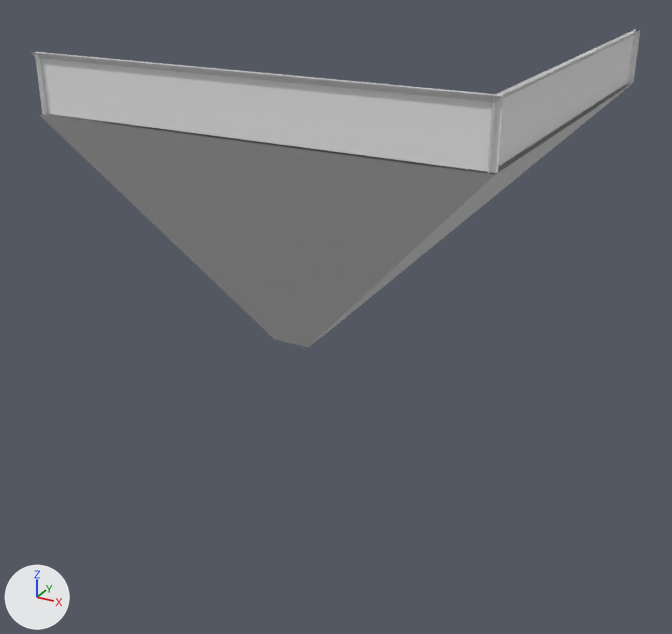
Two versions of the OBJ model src/main/resources/assets/murim/models/block/roof_tile_course_knee_inner.obj, one commit apart.
Rendered twice from a 50 mm lens placed at (1.483, -2.41, 1.268), pointed at (0.479, -0.584, 0.355). The axes (+X, +Y, +Z) are drawn at lower left. The lights are the same throughout. The older version comes first. Materials are left out; every surface is plain grey. Where no turn or scale is listed for an object, it has been applied to the vertices. Vertices at exactly the same position are counted once.

In view in the first picture: 'roof_tile_course_knee_inner'.
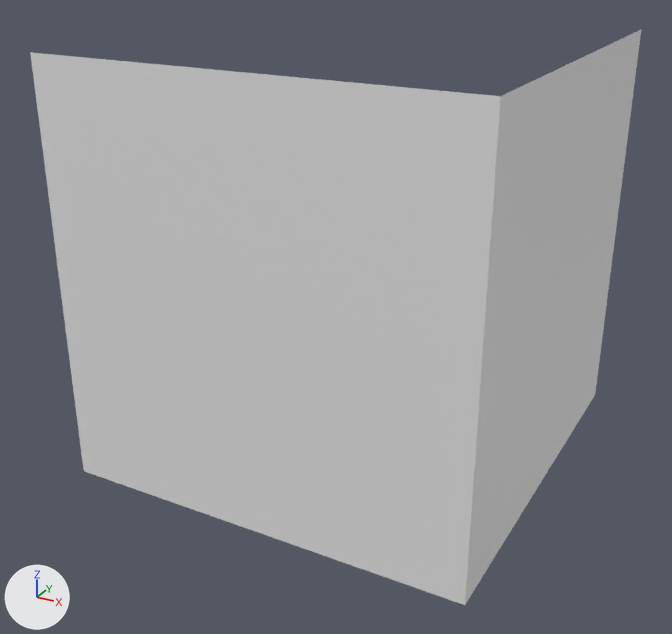
The change in detail:
me_roof_tile_course_knee_inner is used by ob_roof_tile_course_knee_inner; location (0.0, 0.0, 0.0).
Verts and faces of me_roof_tile_course_knee_inner; kept vertices keep their numbers, new ones are numbered from 30.
Before the commit, vertices of me_roof_tile_course_knee_inner: 4 (0.0, -1.0, 0.875) at pixel (38, 114), 5 (0.0, -0.125, 0.0) at pixel (274, 339), 6 (0.125, -0.125, 0.0) at pixel (307, 347), 7 (1.0, -1.0, 0.875) at pixel (495, 174), 8 (1.0, -1.0, 1.0) at pixel (500, 96).
Before the commit, vertices of me_roof_tile_course_knee_inner: 9 (0.0, 0.0, 0.0), 10 (0.0, -1.0, 1.0) at pixel (30, 52), 19 (0.125, 0.0, 0.0) at pixel (327, 332), 20 (1.0, 0.0, 0.875) at pixel (634, 81), 21 (1.0, 0.0, 1.0) at pixel (641, 29).
me_roof_tile_course_knee_inner had 30 vertices, 10 faces and spanned x 0.0..1.0, y -1.0..0.0, z 0.0..1.0.
me_roof_tile_course_knee_inner now has 13 vertices, 14 faces and spans x 0.0..1.0, y -1.0..0.0, z 0.0..1.0.
me_roof_tile_course_knee_inner part 1: the loose piece of 4 vertices spanning x 0.013, y -1.0..0.0, z 0.0..1.0 is deleted.
me_roof_tile_course_knee_inner part 2: the loose piece of 4 vertices spanning x 0.0..1.0, y -0.987, z 0.875..1.0 is deleted.
me_roof_tile_course_knee_inner part 3: the loose piece of 4 vertices spanning x 0.0..1.0, y -0.013..-0.012, z 0.0..1.0 is deleted.
me_roof_tile_course_knee_inner part 4: the loose piece of 4 vertices spanning x 0.988, y -1.0..0.0, z 0.875..1.0 is deleted.
Part 5, on me_roof_tile_course_knee_inner:
Faces deleted: (4, 5, 6, 7), (6, 19, 20, 7).
New vertices 30, 31, 32 stand at vertices 4, 7, 20, in that order, plus (0.0, 0.0, -0.875).
New faces: (6, 19, 32, 31), (5, 6, 31, 30), (6, 9, 19), (5, 9, 6), (19, 20, 32), (7, 31, 32, 20).
New faces: (4, 5, 30), (4, 30, 31, 7), (4, 10, 9, 5), (4, 7, 8, 10), (9, 21, 20, 19), (7, 20, 21, 8).
Other edits to the shape of me_roof_tile_course_knee_inner do not show in these pictures.

Boxes (x1, y1, x2, y2) around the edits, measured in the pictures (672 x 634 px):
'roof_tile_course_knee_inner', reshaped (81% taller): before (30, 29, 640, 347); after (30, 30, 641, 605)
part 1 of me_roof_tile_course_knee_inner, deleted: before (35, 54, 102, 123)
part 2 of me_roof_tile_course_knee_inner, deleted: before (35, 52, 503, 173)
part 3 of me_roof_tile_course_knee_inner, deleted: before (474, 30, 640, 175)
part 4 of me_roof_tile_course_knee_inner, deleted: before (488, 29, 636, 173)
part 5 of me_roof_tile_course_knee_inner, built on: before (38, 83, 633, 347); after (30, 30, 641, 605)
